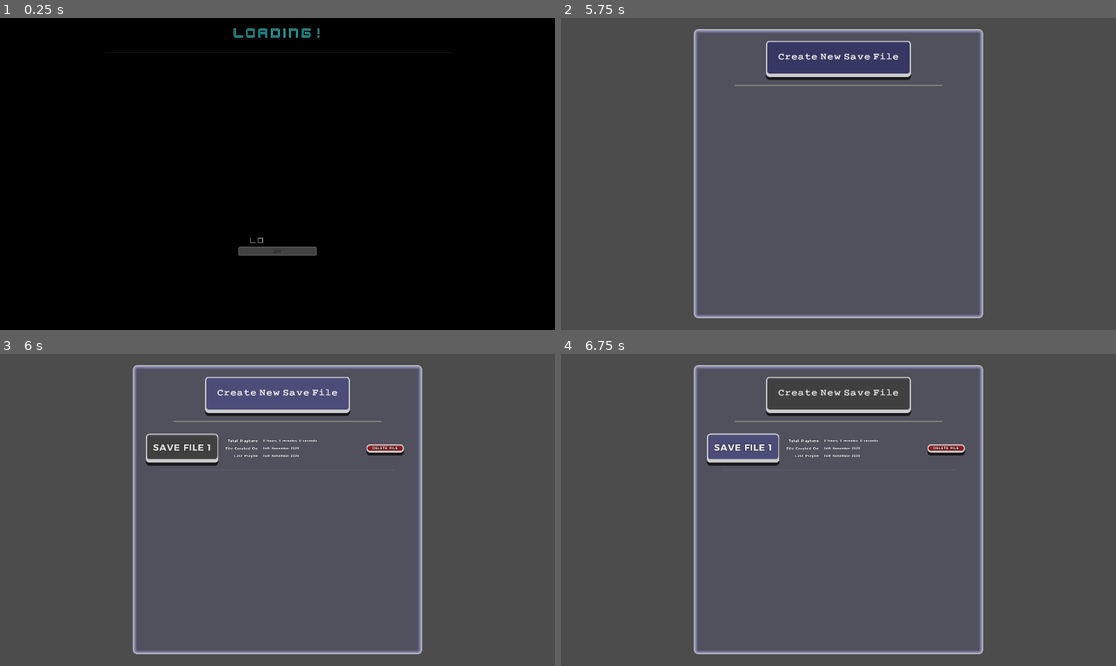
Above: before the commit, frames 1-4 (two rows, left to right).
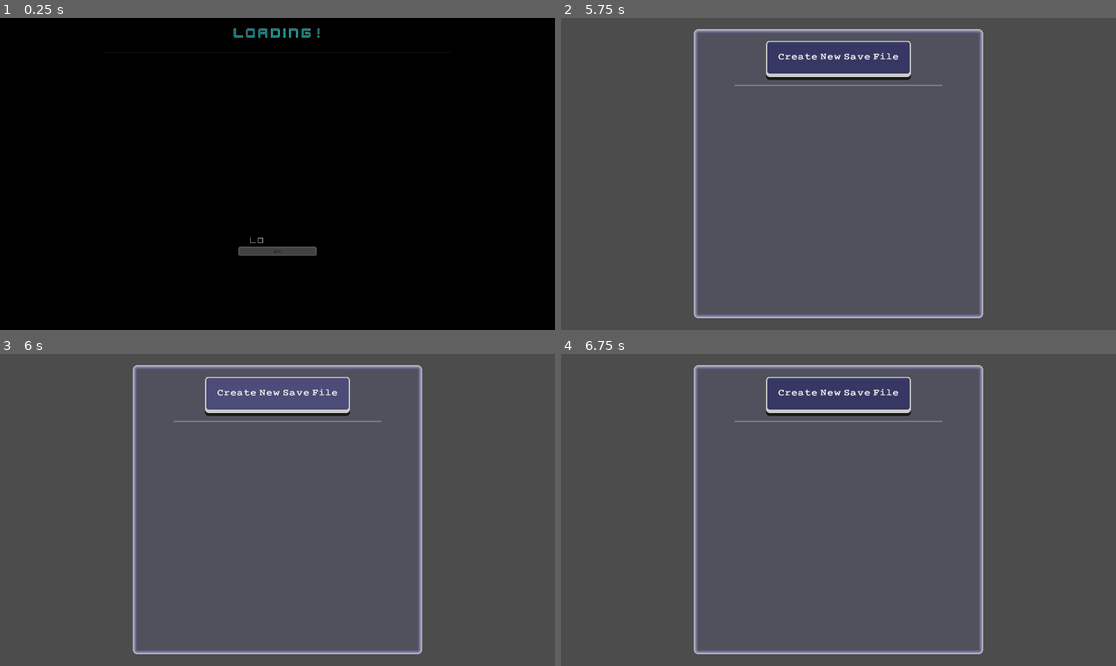
Above: after the commit, the same moments.

Repository: newwby/ddat-gpf.runtime
Game: Godot game, scene res://src/runtime/main.tscn
The game is run twice, just before and just after one commit, with the same random seed, the same clock (stepped at 60 frames per second) and the same inputs.
Inputs (mouse positions are in pixels of both pictures, inside the frame that each line leads up to):
- Up to frame 1 (0.25 s): no input
- Up to frame 2 (5.75 s): tap Enter at 0.5, 1.25 s; move the mouse to (960, 158) at 0.52 s; click (960, 158) at 0.67 s; move the mouse to (727, 189) at 1.27 s; click (727, 189) at 1.42 s; move the mouse to (894, 105) at 2.02 s; click (894, 105) at 2.17 s; move the mouse to (810, 236) at 2.77 s; click (810, 236) at 2.92 s; click "START GAME" at 3.5 s; move the mouse to (1005, 220) at 4.27 s; click (1005, 220) at 4.42 s; move the mouse to (672, 127) at 5.02 s; click (672, 127) at 5.17 s
- Up to frame 3 (6 s): click "Create New Save File" at 5.75 s
- Up to frame 4 (6.75 s): click (744, 447) at 6.5 s, where only the run before the commit has a clickable "SAVE FILE 1"

Frames 1-2 are identical in both runs. In frame 3, 1.7% of the frame differs, in the area x 26-73%, y 25-36%; in frame 4, 4.1%, in the area x 26-73%, y 7-36%.
Error after the commit: Invalid set index 'file_path' (on base: 'Resource (class_game_progress_file.gd)') with value of type 'String'. (res://src/file_manager/autoload/global_progress…

Commit message:
gameprogfile split file_path property into directory/file-name

Diff:
--- a/src/file_manager/classes/class_game_progress_file.gd
+++ b/src/file_manager/classes/class_game_progress_file.gd
@@ -34,8 +34,13 @@
 # when file was last opened or saved
 export var timestamp_modified: Dictionary setget _set_timestamp_modified
 
-# path where the progress file is saved on disk
-export var file_path: String
+# directory path of where the progress file is saved on disk
+export var directory_path: String
+# file name the progress file is saved under
+export var file_name: String
+# //DEPRECATED, can be gotten with the above two variables instead
+## full path of where the progress file is saved on disk
+#export var file_path: String
 
 # the key/value pairs of this dict are shown on the save file element when
 # loading/saving the game. Both the key and value are displayed on the file
